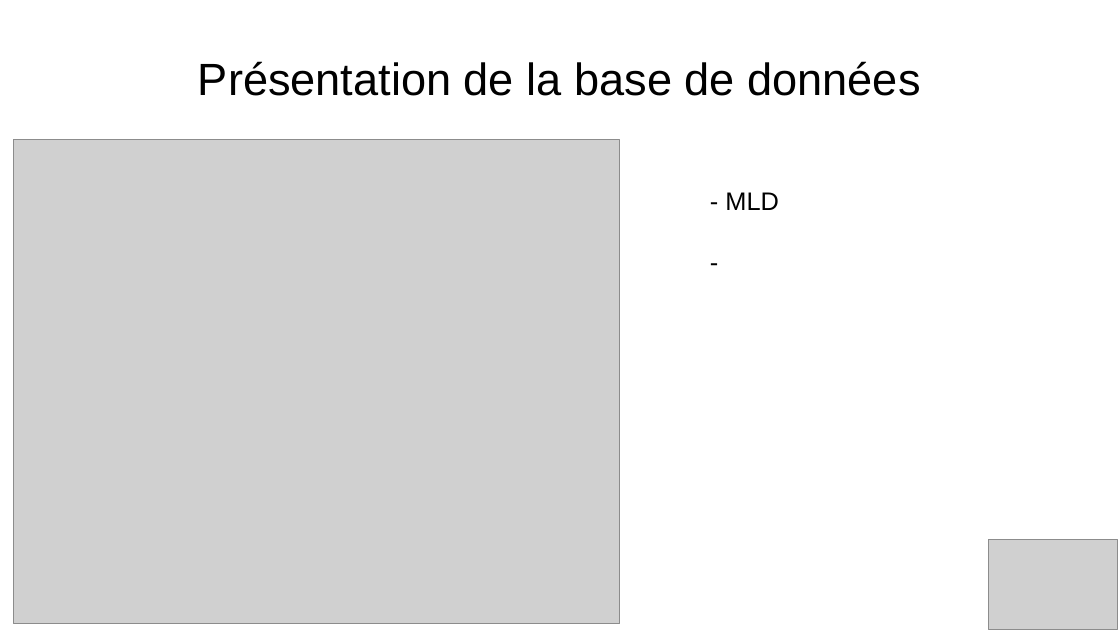
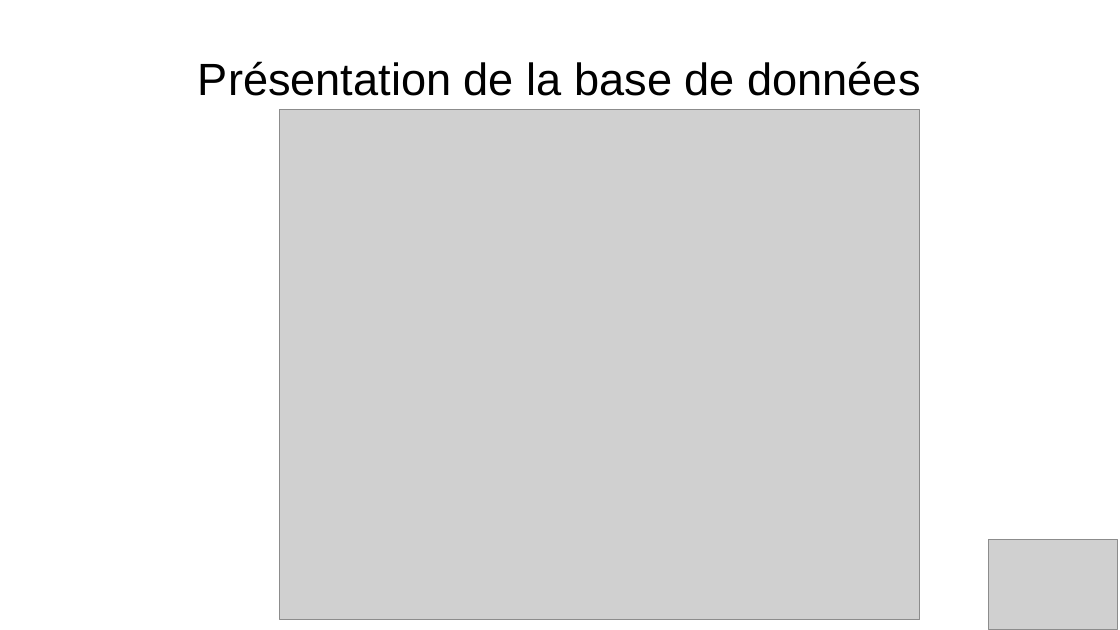
Before and after one commit to Gabin221/Tracking-BLE-documents, a slide deck: slide 22 of Revues/Revues1/presentation_yahya_andrea_gabin.odp (slide 21 before the commit). Drawn at 1120x630 pixels with LibreOffice and Linux fonts; fonts in the diff are those of the drawing; grey boxes stand for pictures. Boxes give left, top, right and bottom in pixels: in the first picture for what was removed or moved away, otherwise in the second. Text is boxed around its words. In the diff, an @@ line names an element or a change of style, - is before the commit and + after.

```diff
--- a/Revues/Revues1/presentation_yahya_andrea_gabin.odp
+++ b/Revues/Revues1/presentation_yahya_andrea_gabin.odp
@@ picture: place and size @@
-picture at (13,140,620,624)
+picture at (279,110,920,621)
@@ text removed at (725,192,779,210) @@
-- MLD
--
```
Also in this commit, not shown: 10 other slides changed, 1 slide added, 13 other files.
